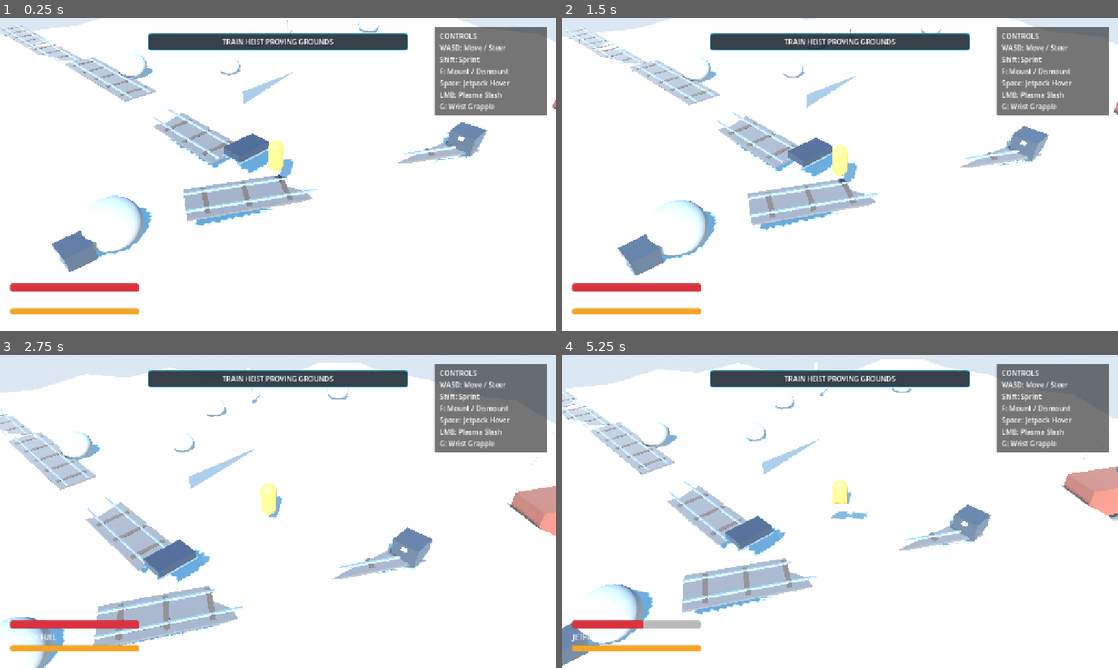
Above: before the commit, frames 1-4 (two rows, left to right).
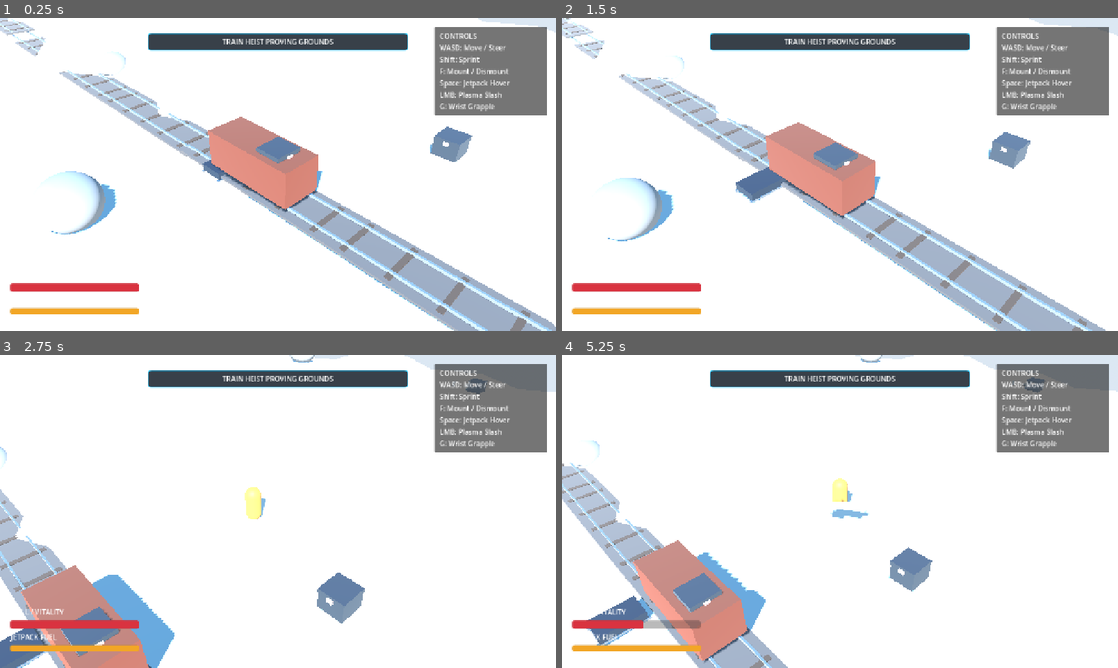
Above: after the commit, the same moments.

Repository: mcintalmo/drift
Game: Godot game, scene res://scenes/world/ProceduralSectorSandbox.tscn
Two runs of this game, one before a commit and one after it. Both use one fixed random seed, a clock stepped at 60 frames per second and the inputs below. This scene is started directly instead of the project's main scene.
Inputs (mouse positions are in pixels of both pictures, inside the frame that each line leads up to):
- Up to frame 1 (0.25 s): no input
- Up to frame 2 (1.5 s): tap Enter (ui_accept) at 0.5, 0.77 s; move the mouse to (962, 158) at 0.52 s; hold E (pilot_lean_right) 0.53-1.25 s; click (962, 158) at 0.6 s; drag from (728, 190) to (812, 237) at 1.27 s
- Up to frame 3 (2.75 s): move the mouse to (333, 442) at 2.02 s; hold E (pilot_lean_right) from 2.03 s (still down); tap G (pilot_wrist_grapple) at 2.1 s
- Up to frame 4 (5.25 s): release E (pilot_lean_right) at 2.75 s; drag from (812, 574) to (673, 464) at 2.77 s; move the mouse to (1006, 558) at 3.52 s; hold Q (pilot_lean_left) 3.53-4.25 s; hold Right mouse button (winch_quick) 3.53-4.25 s; tap Enter (ui_accept) at 3.77, 4.25, 5 s; drag from (673, 464) to (756, 433) at 4.27 s; move the mouse to (867, 511) at 5.02 s; hold S (brake_reverse) from 5.03 s (still down); tap R at 5.1 s; click (867, 511) at 5.17 s

The runs differ from the first frame. In frame 1, 19% of the frame differs, in the area x 0-100%, y 0-100%; in frame 2, 19%; in frame 3, 22%; in frame 4, 22%.

Commit message:
Smooth terrain with separated macro plateau cliffs, shallow visible hot spring basins, and 10% distance-2 oasis clustering (0% adjacent)

Diff:
--- a/resources/biomes/dead_core.tres
+++ b/resources/biomes/dead_core.tres
@@ -11,23 +11,22 @@
 min_storm_temp_c = -58.0
 blizzard_frequency = 0.85
 base_smog_index = 0.25
-elevation_amplitude = 4.8
-elevation_frequency = 0.045
+elevation_amplitude = 1.6
+elevation_frequency = 0.015
+plateau_tier_height_m = 4.5
+plateau_threshold = 0.25
 hex_cell_outer_radius_m = 6.0
-cliff_height_threshold_m = 1.5
-cliff_fault_density = 0.35
 surface_weights = {
 &"ice": 0.45,
 &"firn": 0.30,
 &"scree": 0.15,
 &"crust": 0.10
 }
-boulder_density = 0.25
+boulder_density = 0.18
 pine_tree_density = 0.0
-industrial_debris_density = 0.15
-crevasse_chasm_chance = 0.12
-overturned_sled_wreck_chance = 0.06
-abandoned_corpo_facility_chance = 0.04
-hot_spring_basin_chance = 0.03
-hot_spring_cluster_boost = 0.40
-ground_crate_cache_chance = 0.20
+industrial_debris_density = 0.10
+overturned_sled_wreck_chance = 0.04
+abandoned_corpo_facility_chance = 0.03
+hot_spring_basin_chance = 0.015
+hot_spring_cluster_boost = 0.10
+ground_crate_cache_chance = 0.14
--- a/resources/biomes/derelict_industrial.tres
+++ b/resources/biomes/derelict_industrial.tres
@@ -11,11 +11,11 @@
 min_storm_temp_c = -40.0
 blizzard_frequency = 0.45
 base_smog_index = 0.6
-elevation_amplitude = 2.6
-elevation_frequency = 0.03
+elevation_amplitude = 1.2
+elevation_frequency = 0.012
+plateau_tier_height_m = 3.2
+plateau_threshold = 0.30
 hex_cell_outer_radius_m = 6.0
-cliff_height_threshold_m = 1.8
-cliff_fault_density = 0.22
 surface_weights = {
 &"snirt": 0.35,
 &"slush": 0.25,
@@ -23,12 +23,11 @@
 &"pack": 0.15,
 &"ice": 0.05
 }
-boulder_density = 0.10
+boulder_density = 0.08
 pine_tree_density = 0.02
-industrial_debris_density = 0.30
-crevasse_chasm_chance = 0.04
-overturned_sled_wreck_chance = 0.06
-abandoned_corpo_facility_chance = 0.08
-hot_spring_basin_chance = 0.02
-hot_spring_cluster_boost = 0.35
-ground_crate_cache_chance = 0.18
+industrial_debris_density = 0.20
+overturned_sled_wreck_chance = 0.04
+abandoned_corpo_facility_chance = 0.04
+hot_spring_basin_chance = 0.01
+hot_spring_cluster_boost = 0.10
+ground_crate_cache_chance = 0.12
--- a/resources/biomes/glacial_chasms.tres
+++ b/resources/biomes/glacial_chasms.tres
@@ -11,24 +11,22 @@
 min_storm_temp_c = -44.0
 blizzard_frequency = 0.55
 base_smog_index = 0.1
-elevation_amplitude = 4.2
-elevation_frequency = 0.04
+elevation_amplitude = 1.4
+elevation_frequency = 0.015
+plateau_tier_height_m = 4.2
+plateau_threshold = 0.25
 hex_cell_outer_radius_m = 6.0
-cliff_height_threshold_m = 1.6
-cliff_fault_density = 0.28
 surface_weights = {
-&"ice": 0.40,
+&"ice": 0.45,
 &"firn": 0.25,
 &"pack": 0.20,
-&"crust": 0.10,
-&"scree": 0.05
+&"crust": 0.10
 }
-boulder_density = 0.22
-pine_tree_density = 0.04
-industrial_debris_density = 0.08
-crevasse_chasm_chance = 0.08
-overturned_sled_wreck_chance = 0.05
-abandoned_corpo_facility_chance = 0.03
-hot_spring_basin_chance = 0.02
-hot_spring_cluster_boost = 0.30
-ground_crate_cache_chance = 0.12
+boulder_density = 0.15
+pine_tree_density = 0.02
+industrial_debris_density = 0.06
+overturned_sled_wreck_chance = 0.04
+abandoned_corpo_facility_chance = 0.02
+hot_spring_basin_chance = 0.01
+hot_spring_cluster_boost = 0.10
+ground_crate_cache_chance = 0.10
--- a/resources/biomes/temperate_permafrost.tres
+++ b/resources/biomes/temperate_permafrost.tres
@@ -11,26 +11,23 @@
 min_storm_temp_c = -36.0
 blizzard_frequency = 0.3
 base_smog_index = 0.05
-elevation_amplitude = 2.4
-elevation_frequency = 0.03
+elevation_amplitude = 1.2
+elevation_frequency = 0.012
+plateau_tier_height_m = 3.5
+plateau_threshold = 0.28
 hex_cell_outer_radius_m = 6.0
-cliff_height_threshold_m = 1.8
-cliff_fault_density = 0.18
 surface_weights = {
-&"pack": 0.45,
+&"pack": 0.50,
 &"powder": 0.25,
 &"ice": 0.12,
 &"firn": 0.08,
-&"crust": 0.05,
-&"snirt": 0.03,
-&"scree": 0.02
+&"crust": 0.05
 }
-boulder_density = 0.12
-pine_tree_density = 0.18
-industrial_debris_density = 0.06
-crevasse_chasm_chance = 0.03
-overturned_sled_wreck_chance = 0.04
+boulder_density = 0.08
+pine_tree_density = 0.14
+industrial_debris_density = 0.05
+overturned_sled_wreck_chance = 0.03
 abandoned_corpo_facility_chance = 0.02
-hot_spring_basin_chance = 0.02
-hot_spring_cluster_boost = 0.35
-ground_crate_cache_chance = 0.10
+hot_spring_basin_chance = 0.01
+hot_spring_cluster_boost = 0.10
+ground_crate_cache_chance = 0.08
--- a/scripts/resources/sector_biome_data.gd
+++ b/scripts/resources/sector_biome_data.gd
@@ -9,42 +9,38 @@
 @export_group("Climate & Thermal Profile")
 @export var base_ambient_temp_c: float = -14.0
 @export var min_storm_temp_c: float = -38.0
-@export var blizzard_frequency: float = 0.35 # 0.0 (rare) to 1.0 (constant)
+@export var blizzard_frequency: float = 0.35
 @export var base_smog_index: float = 0.1
 
 @export_group("Terrain & Elevation Tuning")
 @export var hex_cell_outer_radius_m: float = 6.0
-@export var elevation_amplitude: float = 2.4
-@export var elevation_frequency: float = 0.035
-@export var cliff_height_threshold_m: float = 1.8 # Drops > this threshold become vertical low-poly cliffs
-@export var cliff_fault_density: float = 0.18 # Frequency of dramatic plateau cliffs and chasms
+@export var elevation_amplitude: float = 1.2 # Gentle smooth rolling terrain
+@export var elevation_frequency: float = 0.012 # Low frequency for broad smooth fields
+@export var plateau_tier_height_m: float = 3.5 # Height of macro cliff plateaus
+@export var plateau_threshold: float = 0.28 # Frequency of macro cliff ridges across sector
 
 @export_group("Surface Distribution Weights")
-## Keyed by StringName: pack, powder, ice, firn, slush, snirt, scree, crust
 @export var surface_weights: Dictionary = {
-	&"pack": 0.45,
+	&"pack": 0.50,
 	&"powder": 0.25,
 	&"ice": 0.12,
 	&"firn": 0.08,
-	&"crust": 0.05,
-	&"snirt": 0.03,
-	&"scree": 0.02
+	&"crust": 0.05
 }
 
 @export_group("Obstacle Density (Per Hex Tile)")
-@export_range(0.0, 1.0, 0.05) var boulder_density: float = 0.12
-@export_range(0.0, 1.0, 0.05) var pine_tree_density: float = 0.18
-@export_range(0.0, 1.0, 0.05) var industrial_debris_density: float = 0.06
-@export_range(0.0, 0.5, 0.02) var crevasse_chasm_chance: float = 0.04
+@export_range(0.0, 1.0, 0.05) var boulder_density: float = 0.08
+@export_range(0.0, 1.0, 0.05) var pine_tree_density: float = 0.14
+@export_range(0.0, 1.0, 0.05) var industrial_debris_density: float = 0.05
 
 @export_group("POI Spawn Probabilities (Per Hex Tile)")
-@export_range(0.0, 0.3, 0.01) var overturned_sled_wreck_chance: float = 0.04
+@export_range(0.0, 0.3, 0.01) var overturned_sled_wreck_chance: float = 0.03
 @export_range(0.0, 0.3, 0.01) var abandoned_corpo_facility_chance: float = 0.02
-@export_range(0.0, 0.1, 0.005) var hot_spring_basin_chance: float = 0.02 # Reduced to 2% for rare oasis discovery
-@export_range(0.0, 1.0, 0.05) var hot_spring_cluster_boost: float = 0.35 # Modest contiguous expansion
-@export_range(0.0, 0.4, 0.02) var ground_crate_cache_chance: float = 0.10
+@export_range(0.0, 0.1, 0.005) var hot_spring_basin_chance: float = 0.01 # 1% base chance
+@export_range(0.0, 1.0, 0.05) var hot_spring_cluster_boost: float = 0.10 # 10% satellite chance at 1-hex separation
+@export_range(0.0, 0.4, 0.02) var ground_crate_cache_chance: float = 0.08
 
-## Helper to choose surface type based on weighted distribution and a normalized 0..1 roll
+## Helper to choose surface type based on weighted distribution
 func sample_surface_type(roll_val: float) -> StringName:
 	var total_weight: float = 0.0
 	for w: float in surface_weights.values():
--- a/scripts/world/hex_sector_manager.gd
+++ b/scripts/world/hex_sector_manager.gd
@@ -115,6 +115,7 @@
 	_active_tiles[coord] = tile
 	tile_spawned.emit(coord, tile)
 
+## Evaluates hot spring spawning: 0% chance on adjacent hexes, 10% on 1-hex separated spaces (Ring 2)
 func _evaluate_hot_spring_spawn(coord: Vector2i) -> bool:
 	if _hot_spring_registry.has(coord):
 		return _hot_spring_registry[coord]
@@ -122,23 +123,32 @@
 	var rng: RandomNumberGenerator = RandomNumberGenerator.new()
 	rng.seed = world_seed + (coord.x * 524287) ^ (coord.y * 131071)
 
-	var base_chance: float = biome_data.get("hot_spring_basin_chance") if "hot_spring_basin_chance" in biome_data else 0.02
-	var cluster_boost: float = biome_data.get("hot_spring_cluster_boost") if "hot_spring_cluster_boost" in biome_data else 0.35
-
-	# Check if any neighbor is already a hot spring to create rare natural oasis clusters
-	var has_hot_spring_neighbor: bool = false
-	var neighbors: Array[Vector2i] = [
-		Vector2i(coord.x + 1, coord.y), Vector2i(coord.x + 1, coord.y - 1),
-		Vector2i(coord.x, coord.y - 1), Vector2i(coord.x - 1, coord.y),
-		Vector2i(coord.x - 1, coord.y + 1), Vector2i(coord.x, coord.y + 1)
+	# 1. Check immediate adjacent neighbors (Distance 1)
+	var adjacent_offsets: Array[Vector2i] = [
+		Vector2i(1, 0), Vector2i(1, -1), Vector2i(0, -1),
+		Vector2i(-1, 0), Vector2i(-1, 1), Vector2i(0, 1)
 	]
-
-	for n: Vector2i in neighbors:
-		if _hot_spring_registry.get(n, false) == true:
-			has_hot_spring_neighbor = true
+	for offset: Vector2i in adjacent_offsets:
+		if _hot_spring_registry.get(coord + offset, false) == true:
+			_hot_spring_registry[coord] = false
+			return false # 0% probability on adjacent hexes to prevent overlapping
+
+	# 2. Check 1-hex separated neighbors (Distance 2)
+	var ring2_offsets: Array[Vector2i] = [
+		Vector2i(2, 0), Vector2i(2, -1), Vector2i(2, -2), Vector2i(1, -2),
+		Vector2i(0, -2), Vector2i(-1, -1), Vector2i(-2, 0), Vector2i(-2, 1),
+		Vector2i(-2, 2), Vector2i(-1, 2), Vector2i(0, 2), Vector2i(1, 1)
+	]
+	var has_distance2_spring: bool = false
+	for offset: Vector2i in ring2_offsets:
+		if _hot_spring_registry.get(coord + offset, false) == true:
+			has_distance2_spring = true
 			break
 
-	var effective_chance: float = cluster_boost if has_hot_spring_neighbor else base_chance
+	var base_chance: float = biome_data.get("hot_spring_basin_chance") if "hot_spring_basin_chance" in biome_data else 0.01
+	var cluster_boost: float = biome_data.get("hot_spring_cluster_boost") if "hot_spring_cluster_boost" in biome_data else 0.10
+
+	var effective_chance: float = cluster_boost if has_distance2_spring else base_chance
 	var result: bool = rng.randf() < effective_chance
 	_hot_spring_registry[coord] = result
 	return result
@@ -206,7 +216,6 @@
 	var end_coord: Vector2i = Vector2i(render_radius_rings, 0)
 
 	if not coord_to_id.has(start_coord) or not coord_to_id.has(end_coord):
-		# Fallback to any two far nodes
 		var all_coords: Array = _active_tiles.keys()
 		start_coord = all_coords[0]
 		end_coord = all_coords[all_coords.size() - 1]
--- a/scripts/world/hex_world_tile.gd
+++ b/scripts/world/hex_world_tile.gd
@@ -22,7 +22,7 @@
 	if not _static_body:
 		_build_tile_geometry([])
 
-## Initializes the hex tile with continuous world-space vertex height sampling and Model C geometry
+## Initializes the hex tile with smooth rolling elevation, separated macro plateau cliffs, and Model C geometry
 func initialize_tile(coord: Vector2i, biome: Resource, seed_val: int, hot_spring_flag: bool = false) -> void:
 	axial_coord = coord
 	biome_data = biome if biome else SectorBiomeDataClass.new()
@@ -33,44 +33,43 @@
 	var world_x: float = tile_outer_radius_m * SQRT_3 * (float(coord.x) + float(coord.y) * 0.5)
 	var world_z: float = tile_outer_radius_m * 1.5 * float(coord.y)
 
-	var noise: FastNoiseLite = FastNoiseLite.new()
-	noise.seed = seed_val
-	var freq: float = biome_data.get("elevation_frequency") if "elevation_frequency" in biome_data else 0.035
-	var amp: float = biome_data.get("elevation_amplitude") if "elevation_amplitude" in biome_data else 2.4
-	noise.frequency = freq
-
-	# Primary elevation noise
-	base_elevation_m = noise.get_noise_2d(world_x, world_z) * amp
-
-	# Fault line / Cliff Plateau modifier
-	var fault_noise: FastNoiseLite = FastNoiseLite.new()
-	fault_noise.seed = seed_val + 8881
-	fault_noise.frequency = 0.02
-	var fault_val: float = fault_noise.get_noise_2d(world_x, world_z)
-	if fault_val > 0.32:
-		base_elevation_m += 3.2 # Dramatic stepped plateau cliff
-	elif fault_val < -0.38:
-		base_elevation_m -= 2.6 # Glacial chasm depression
+	# 1. Gentle, smooth rolling base elevation noise
+	var base_noise: FastNoiseLite = FastNoiseLite.new()
+	base_noise.seed = seed_val
+	var freq: float = biome_data.get("elevation_frequency") if "elevation_frequency" in biome_data else 0.012
+	var amp: float = biome_data.get("elevation_amplitude") if "elevation_amplitude" in biome_data else 1.2
+	base_noise.frequency = freq
+	base_elevation_m = base_noise.get_noise_2d(world_x, world_z) * amp
+
+	# 2. Separated Macro Plateau Cliff tiering
+	var plateau_noise: FastNoiseLite = FastNoiseLite.new()
+	plateau_noise.seed = seed_val + 7771
+	plateau_noise.frequency = 0.008
+	var p_val: float = plateau_noise.get_noise_2d(world_x, world_z)
+	var p_thresh: float = biome_data.get("plateau_threshold") if "plateau_threshold" in biome_data else 0.28
+	var tier_h: float = biome_data.get("plateau_tier_height_m") if "plateau_tier_height_m" in biome_data else 3.5
+	if p_val > p_thresh:
+		base_elevation_m += tier_h # Macro cliff plateau step
 
 	position = Vector3(world_x, base_elevation_m, world_z)
 
 	if is_hot_spring:
 		surface_type = &"slush"
 	else:
-		var surface_roll: float = absf(noise.get_noise_2d(world_x + 500.0, world_z + 500.0))
+		var surface_roll: float = absf(base_noise.get_noise_2d(world_x + 500.0, world_z + 500.0))
 		if biome_data.has_method("sample_surface_type"):
 			surface_type = biome_data.sample_surface_type(surface_roll)
 		else:
 			surface_type = &"pack"
 
 	# Compute exact continuous corner vertex heights in world space
-	_cached_corner_heights = _compute_continuous_corner_heights(world_x, world_z, noise, amp, fault_noise)
+	_cached_corner_heights = _compute_continuous_corner_heights(world_x, world_z, base_noise, amp, plateau_noise, p_thresh, tier_h)
 
 	_build_tile_geometry(_cached_corner_heights)
 	_spawn_procedural_features(seed_val)
 
 ## Evaluates continuous world-space noise height at the 6 exact corner vertex coordinates
-func _compute_continuous_corner_heights(center_x: float, center_z: float, noise: FastNoiseLite, amp: float, fault_noise: FastNoiseLite) -> Array[float]:
+func _compute_continuous_corner_heights(center_x: float, center_z: float, base_noise: FastNoiseLite, amp: float, plateau_noise: FastNoiseLite, p_thresh: float, tier_h: float) -> Array[float]:
 	var corner_heights: Array[float] = []
 
 	for i: int in range(6):
@@ -78,15 +77,13 @@
 		var corner_world_x: float = center_x + (tile_outer_radius_m * cos(angle_rad))
 		var corner_world_z: float = center_z + (tile_outer_radius_m * sin(angle_rad))
 
-		# Sample continuous base noise
-		var corner_world_elevation: float = noise.get_noise_2d(corner_world_x, corner_world_z) * amp
-
-		# Apply fault line cliff shift if present
-		var f_val: float = fault_noise.get_noise_2d(corner_world_x, corner_world_z)
-		if f_val > 0.32:
-			corner_world_elevation += 3.2
-		elif f_val < -0.38:
-			corner_world_elevation -= 2.6
+		# Sample continuous base elevation
+		var corner_world_elevation: float = base_noise.get_noise_2d(corner_world_x, corner_world_z) * amp
+
+		# Sample plateau tier at this exact corner coordinate
+		var p_val: float = plateau_noise.get_noise_2d(corner_world_x, corner_world_z)
+		if p_val > p_thresh:
+			corner_world_elevation += tier_h
 
 		# Relative Y height offset in this tile's local coordinate space
 		var local_y: float = corner_world_elevation - base_elevation_m
@@ -105,7 +102,7 @@
 	_static_body.set_meta(&"surface_type", surface_type)
 	add_child(_static_body)
 
-	var hex_mesh: ArrayMesh = _generate_model_c_mesh(tile_outer_radius_m, 3.5, corner_heights)
+	var hex_mesh: ArrayMesh = _generate_model_c_mesh(tile_outer_radius_m, 4.0, corner_heights)
 
 	_mesh_instance = MeshInstance3D.new()
 	_mesh_instance.name = "TileMesh"
@@ -134,8 +131,8 @@
 		top_vertices.append(Vector3(vx, vy, vz))
 		bottom_vertices.append(Vector3(vx, -depth, vz))
 
-	# Center Vertex: sunken basin if hot spring (-1.6m), level if normal terrain
-	var center_y: float = -1.6 if is_hot_spring else 0.0
+	# Center Vertex: gentle shallow basin if hot spring (-0.9m), level if normal terrain
+	var center_y: float = -0.9 if is_hot_spring else 0.0
 	var top_center: Vector3 = Vector3(0.0, center_y, 0.0)
 	var bottom_center: Vector3 = Vector3(0.0, -depth, 0.0)
 
@@ -231,11 +228,11 @@
 	var rng: RandomNumberGenerator = RandomNumberGenerator.new()
 	rng.seed = seed_val + (axial_coord.x * 73856093) ^ (axial_coord.y * 19349663)
 
-	var wreck_chance: float = biome_data.get("overturned_sled_wreck_chance") if "overturned_sled_wreck_chance" in biome_data else 0.04
+	var wreck_chance: float = biome_data.get("overturned_sled_wreck_chance") if "overturned_sled_wreck_chance" in biome_data else 0.03
 	var corpo_chance: float = biome_data.get("abandoned_corpo_facility_chance") if "abandoned_corpo_facility_chance" in biome_data else 0.02
-	var boulder_chance: float = biome_data.get("boulder_density") if "boulder_density" in biome_data else 0.12
-	var pine_chance: float = biome_data.get("pine_tree_density") if "pine_tree_density" in biome_data else 0.18
-	var crate_chance: float = biome_data.get("ground_crate_cache_chance") if "ground_crate_cache_chance" in biome_data else 0.10
+	var boulder_chance: float = biome_data.get("boulder_density") if "boulder_density" in biome_data else 0.08
+	var pine_chance: float = biome_data.get("pine_tree_density") if "pine_tree_density" in biome_data else 0.14
+	var crate_chance: float = biome_data.get("ground_crate_cache_chance") if "ground_crate_cache_chance" in biome_data else 0.08
 
 	# 1. Overturned Sled Wreck
 	if rng.randf() < wreck_chance:
@@ -263,28 +260,28 @@
 	var basin_node: Node3D = Node3D.new()
 	basin_node.name = "HotSpringBasin"
 
-	# Calculate minimum rim vertex height so water is guaranteed 100% occluded by ground rim
+	# Calculate minimum rim vertex height so water is guaranteed 100% occluded by rim
 	var min_rim_y: float = 0.0
 	if not _cached_corner_heights.is_empty():
 		min_rim_y = _cached_corner_heights[0]
 		for h: float in _cached_corner_heights:
 			min_rim_y = minf(min_rim_y, h)
 
-	var water_y: float = min_rim_y - 0.45 # Strictly below lowest rim vertex
-
-	# Steaming Turquoise Water Surface Plane (Inner Concentric Hexagon)
+	var water_y: float = min_rim_y - 0.22 # Shallow, beautiful, and clearly visible
+
+	# Steaming Turquoise Water Surface Plane (Concentric Hexagon Pool)
 	var water_mesh: MeshInstance3D = MeshInstance3D.new()
 	var cyl: CylinderMesh = CylinderMesh.new()
-	cyl.top_radius = tile_outer_radius_m * 0.62
-	cyl.bottom_radius = tile_outer_radius_m * 0.62
-	cyl.height = 0.1
+	cyl.top_radius = tile_outer_radius_m * 0.70
+	cyl.bottom_radius = tile_outer_radius_m * 0.70
+	cyl.height = 0.08
 	water_mesh.mesh = cyl
 	water_mesh.position.y = water_y
 
 	var water_mat: StandardMaterial3D = StandardMaterial3D.new()
-	water_mat.albedo_color = Color(0.12, 0.82, 0.78, 0.88) # Vivid turquoise
-	water_mat.roughness = 0.1
-	water_mat.metallic = 0.2
+	water_mat.albedo_color = Color(0.10, 0.85, 0.80, 0.90) # Vivid glowing turquoise
+	water_mat.roughness = 0.08
+	water_mat.metallic = 0.15
 	water_mesh.material_override = water_mat
 	basin_node.add_child(water_mesh)
 
@@ -292,7 +289,7 @@
 	var light: OmniLight3D = OmniLight3D.new()
 	light.light_color = Color(1.0, 0.45, 0.05, 1.0) # Fiery heat amber-orange
 	light.light_energy = 4.5
-	light.omni_range = tile_outer_radius_m * 2.0
+	light.omni_range = tile_outer_radius_m * 2.2
 	light.position.y = water_y + 0.8
 	basin_node.add_child(light)
 
@@ -309,7 +306,7 @@
 	p_mesh.material = steam_mat
 	steam.mesh = p_mesh
 	steam.emission_shape = CPUParticles3D.EMISSION_SHAPE_SPHERE
-	steam.emission_sphere_radius = tile_outer_radius_m * 0.45
+	steam.emission_sphere_radius = tile_outer_radius_m * 0.50
 	steam.direction = Vector3(0, 1, 0)
 	steam.spread = 22.0
 	steam.gravity = Vector3(0, 1.4, 0)
@@ -317,7 +314,7 @@
 	steam.initial_velocity_max = 3.8
 	steam.scale_amount_min = 0.7
 	steam.scale_amount_max = 2.4
-	steam.position.y = water_y + 0.1
+	steam.position.y = water_y + 0.05
 	basin_node.add_child(steam)
 
 	add_child(basin_node)
@@ -431,7 +428,7 @@
 	cyl.bottom_radius = 0.40
 	cyl.height = 4.8
 	trunk.mesh = cyl
-	trunk.position.y = 1.6 # Top at +4.0m, bottom at -0.8m deep into ground
+	trunk.position.y = 1.6
 	tree.add_child(trunk)
 
 	# Snow collar base around tree root
--- a/test/unit/test_hex_world_gen.gd
+++ b/test/unit/test_hex_world_gen.gd
@@ -76,7 +76,7 @@
 func _test_adjacent_hex_vertex_exact_match() -> Dictionary:
 	var biome: SectorBiomeData = SectorBiomeData.new()
 	biome.hex_cell_outer_radius_m = 6.0
-	biome.elevation_amplitude = 3.5
+	biome.elevation_amplitude = 1.2
 
 	var tile_a: HexWorldTile = HexWorldTile.new()
 	tile_a.initialize_tile(Vector2i(0, 0), biome, 4281, false)
@@ -89,12 +89,12 @@
 	noise.frequency = biome.elevation_frequency
 	var amp: float = biome.elevation_amplitude
 
-	var fault_noise: FastNoiseLite = FastNoiseLite.new()
-	fault_noise.seed = 4281 + 8881
-	fault_noise.frequency = 0.02
+	var plateau_noise: FastNoiseLite = FastNoiseLite.new()
+	plateau_noise.seed = 4281 + 7771
+	plateau_noise.frequency = 0.008
 
-	var corners_a: Array[float] = tile_a._compute_continuous_corner_heights(tile_a.position.x, tile_a.position.z, noise, amp, fault_noise)
-	var corners_b: Array[float] = tile_b._compute_continuous_corner_heights(tile_b.position.x, tile_b.position.z, noise, amp, fault_noise)
+	var corners_a: Array[float] = tile_a._compute_continuous_corner_heights(tile_a.position.x, tile_a.position.z, noise, amp, plateau_noise, 0.28, 3.5)
+	var corners_b: Array[float] = tile_b._compute_continuous_corner_heights(tile_b.position.x, tile_b.position.z, noise, amp, plateau_noise, 0.28, 3.5)
 
 	var world_y_a0: float = tile_a.position.y + corners_a[0]
 	var world_y_b2: float = tile_b.position.y + corners_b[2]
